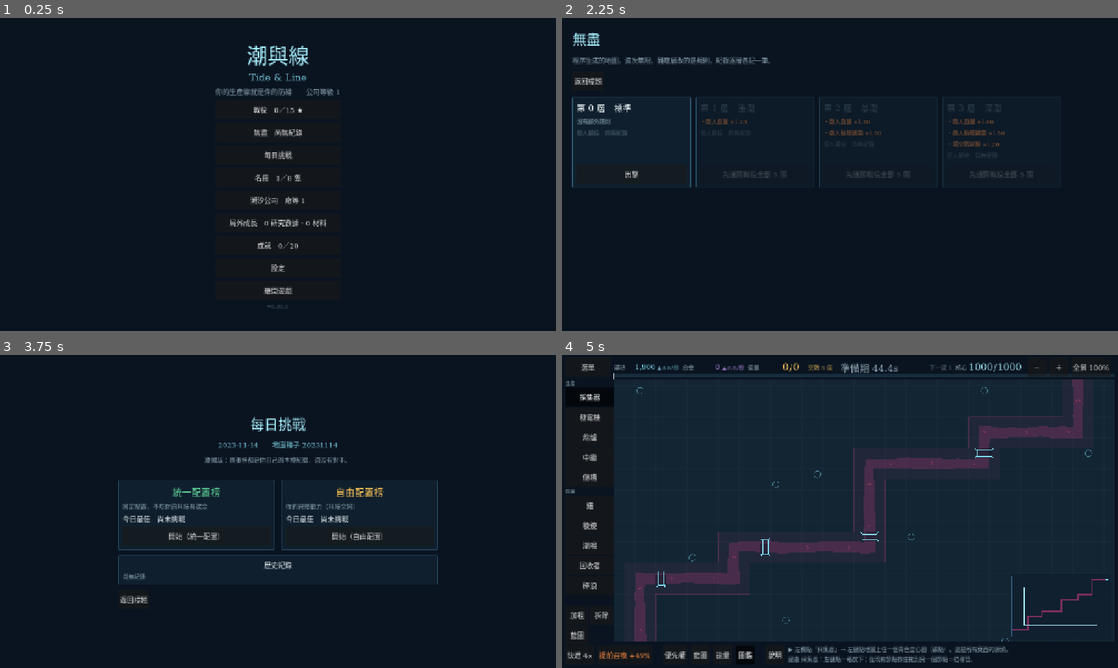
Above: before the commit, frames 1-4 (two rows, left to right).
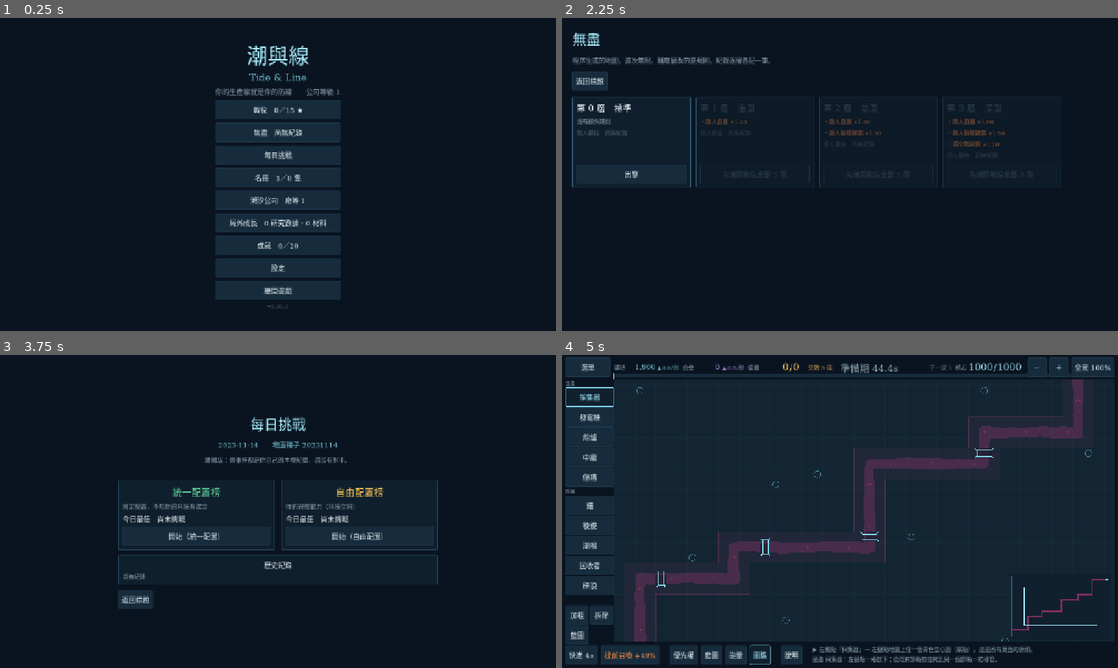
Above: after the commit, the same moments.

Repository: XiaoLin-001/TheGame
Game: Godot game, scene res://scenes/Main.tscn
Same seed, same stepped clock (60 frames per second), same inputs: the game is played once before the commit and once after it.
Inputs:
- Up to frame 1 (0.25 s): no input
- Up to frame 2 (2.25 s): click "戰役 0／15 ★" at 0.5 s; click "返回標題" at 1.25 s; click "無盡 尚無紀錄" at 2 s
- Up to frame 3 (3.75 s): click "返回標題" at 2.75 s; click "每日挑戰" at 3.5 s
- Up to frame 4 (5 s): click "開始（統一配置）" at 4.25 s

The runs differ from the first frame. In frame 1, 12% of the frame differs, in the area x 38-62%, y 26-90%; in frame 2, 1.6%; in frame 3, 3.5%; in frame 4, 10%.

Commit message:
B2.9 缺陷審視：按鈕終於讀了美術 token（VERSION 0.30.1）
沒有新玩法。三筆是把已經寫在文件上、但程式碼沒有兌現的東西補上。

RG-161 全遊戲 41 顆按鈕從來沒有讀過美術 token。
  grep "Button.new()" = 41；按鈕上的 add_theme_stylebox_override = 0。
  而 §1.1 的 bg.raised 那一列寫的就是「浮起元件（按鈕、卡片）」、
  §1.4 的 radius.ui 寫的是「UI 面板與按鈕」——訂了三個月沒有一顆鈕讀過。
  漏這麼久是因為 UI 一致性檢查問的是「有沒有新的硬編碼色值」，
  而沒有套色值的東西不會出現在那個 grep 裡。
  修在 UiKit.theme()：五態 stylebox ＋ 五個字色，設在主題上所以 41 顆一次蓋完。

RG-162 局內提示文字的 x 是寫死的 520，按鈕一變寬就被壓在「說明」鈕上面。
  §7.1 A-1 的結論一字未改地適用：被壓在字底下的鈕照樣按得到，
  所以既有的每一條斷言都是綠的。改成跟著底欄實際右緣走 ＋ 兩條幾何斷言。

RG-163 而新寫的那條斷言自己也是綠的——提示的矩形寫成 1px 高，
  和底欄的 y 範圍永遠不相交。RG-158 的同一課。兩個方向都跑過。

順手清掉兩筆掛著的美術缺陷：
  A-2 後半（轉角磨尖角）：外凸格點吐兩個點、沿兩條邊各退 0.3 格；凹角不動。
      第一版寫死 7px 在 fit 下只改 30 個像素——看不見的東西等於沒做，改成比例。
  C-2 擊殺碎片：數量不動（反模式），加單片尺寸、初速、前 30% 的亮階。

沒有動的：C-3 色彩層次校準（要真人）、P3-2 兩個放射狀形狀（要實玩）、
無盡死區 45%（待使用者決策）、RG-8 渲染、R-15／R-16（待觸發）。

驗證：19 支測試全綠（1961 項）、11 個 clicktest 在原始碼樹與 exe 上各 exit 0、
exe 截圖版本號 v0.30.1、五個畫面與兩處特效實拍讀過。

Co-Authored-By: Claude Opus 5 <noreply@anthropic.com>

Diff:
--- a/godot/scripts/core/GameState.gd
+++ b/godot/scripts/core/GameState.gd
@@ -10,7 +10,7 @@
 ## `0.<全域批次序號>.<修補>`。**批次編號就編在版本號裡**，所以這裡不再另存一個
 ## `BATCH` 字串——B0.6 與 B0.6.1 連續兩批都忘了同步它，標題畫面掛著 `B0.5` 三天。
 ## 兩個必須手動保持一致的常數，遲早會不一致；批次名稱在 `CHANGELOG.md` 與 git log。
-const VERSION := "0.30.0"
+const VERSION := "0.30.1"
 
 const GAME_NAME := "潮與線"
 const GAME_NAME_EN := "Tide & Line"
--- a/godot/scripts/screens/Battle.gd
+++ b/godot/scripts/screens/Battle.gd
@@ -1013,15 +1013,37 @@
 		menu_open and menu_blocks and settings_open and settings_back and menu_closed
 		and buildable_after and menu_by_button and menu_fits
 	)
+
+	# ★ **底欄與提示文字的矩形不得相交**（B2.9）。
+	#
+	#   §7.2 A-1 的結論一字未改地適用在這裡：「驗收條件要改成『鈕的矩形與底欄
+	#   矩形不相交』，不是『按得到』」——被壓在字底下的鈕**照樣按得到**，
+	#   所以既有的每一條斷言都是綠的，而畫面上「說明」那顆鈕和提示文字疊在一起。
+	#
+	#   這一格是 B2.9 給按鈕套美術 token 時當場撞到的：每顆鈕寬了 8px，
+	#   七顆就把底欄推過那個寫死的 520。**寫死的座標記的是當時那七顆鈕有多寬。**
+	var bar_rect := Rect2(Vector2.ZERO, Vector2.ZERO)
+	for c: Node in get_children():
+		var box := c as HBoxContainer
+		if box != null and is_equal_approx(box.position.y, BAR_Y):
+			bar_rect = Rect2(box.global_position, box.size)
+	# ⚠ **要用提示文字真正的高度**。第一版寫成 1px 高，於是它的矩形（y 666–667）
+	#   和底欄（y 668 起）永遠不相交——**斷言在它該紅的情境下是綠的**，
+	#   而我是把提示推到底欄正中間去測它才發現。RG-158 的同一課：先確認尺會動。
+	var hint_rect := Rect2(_hint.global_position, _hint.size)
+	var bar_hint_clear: bool = bar_rect.size.x > 0.0 and not bar_rect.intersects(hint_rect)
+	# 而且提示文字自己要留在視窗內（推到右邊之後才有可能掉出去）。
+	var hint_inside: bool = _hint.global_position.x + _hint.size.x <= float(size.x) + 0.5
 	var ok: bool = (
 		placed and rejected and diag_placed and wired and upgraded and dragged and panned
 		and reachable and alloy_gated and energy_ok and codex_ok and prio_ok
-		and view_ok and menu_ok and audio_ok and over_ok
+		and view_ok and menu_ok and audio_ok and over_ok and bar_hint_clear and hint_inside
 		and bp_saved and bp_has_nodes and bp_expanded and bp_short and bp_fits
 	)
-	print("[TL_CLICKTEST] place=%s reject_path=%s diag_node=%s diag_conduit=%s diag_upgrade=%s drag_wire=%s mid_pan=%s last_btn=%s alloy_gate=%s energy=%s codex=%s prio=%s view=%s menu=%s audio=%s over=%s → %s" % [
+	print("[TL_CLICKTEST] place=%s reject_path=%s diag_node=%s diag_conduit=%s diag_upgrade=%s drag_wire=%s mid_pan=%s last_btn=%s alloy_gate=%s energy=%s codex=%s prio=%s view=%s menu=%s audio=%s over=%s bar_hint=%s(底欄右緣 %.0f／提示 x %.0f) hint_in=%s → %s" % [
 		placed, rejected, diag_placed, wired, upgraded, dragged, panned, reachable, alloy_gated,
 		energy_ok, codex_ok, prio_ok, view_ok, menu_ok, audio_ok, over_ok,
+		bar_hint_clear, bar_rect.end.x, _hint.global_position.x, hint_inside,
 		"PASS" if ok else "FAIL"
 	])
 	print("[TL_CLICKTEST/audio] prep_music=%s wave_hush=%s wave_sting=%s voice=%s muted=%s tower=%s over_cleared=%s over_silent=%s why=%s why_fits=%s knell_field=%s" % [
@@ -2132,15 +2154,51 @@
 ##
 ## **抖動掛在格點上**：相鄰兩格共用的角落算出同一個偏移，所以帶子不會裂開。
 ## 內部格點（四周四格都在 `solid` 裡）不偏移，否則帶子中間會出現縫。
+##
+## ★ **外凸的轉角磨掉尖角**（B2.9，§7.2 A-2 沒做完的那一半）。
+##   §1.6 的原文是「抖動 ＋ **轉角改圓弧或磨掉尖角**」，而 B2.4.3 只做了抖動：
+##   帶子的邊緣不再筆直，但**每一個轉彎仍然是硬 90°**，而轉角正是「這是機器畫的」
+##   最強的訊號——直邊可以說成是水流的方向，直角不行。
+##
+##   做法是**倒角**：一個只有這一格碰得到的格點（四周只有自己是路）是外凸角，
+##   在那裡吐兩個點而不是一個，沿兩條邊各退 `BAND_CHAMFER`。
+##   凹角（四周三格是路）不動——凹角是兩條帶子交會的內側，磨它只會開一個洞。
+## 倒角吃掉一格的多少（比例，不是像素）。**比例才會隨縮放一起長**——
+## 寫死 7px 的第一版在 fit 倍率下只改了 30 個像素，在 300% 下更是看不見，
+## 而「看不見的東西等於沒做」是 §7.3 C-2 自己的判準。
+const BAND_CHAMFER := 0.3
+
 func _band_quad(c: Vector2i, solid: Dictionary) -> PackedVector2Array:
 	var quad := PackedVector2Array()
-	for corner: Vector2i in CORNERS:
+	for i in CORNERS.size():
+		var corner: Vector2i = CORNERS[i]
 		var g := c + corner
 		var w := _world(g)
 		if not _interior_vertex(g, solid):
 			w += Shapes.band_jitter(g.x, g.y)
-		quad.append(w)
+		if _outer_corner(g, solid):
+			# 沿「上一個角 → 這個角」與「這個角 → 下一個角」兩條邊各退一段。
+			var prev: Vector2i = CORNERS[(i + CORNERS.size() - 1) % CORNERS.size()]
+			var next: Vector2i = CORNERS[(i + 1) % CORNERS.size()]
+			var to_prev := (_world(c + prev) - _world(c + corner)).normalized()
+			var to_next := (_world(c + next) - _world(c + corner)).normalized()
+			# 不得吃掉超過半格，否則 32px 的格子上會變成八角形而不是磨過的直角。
+			var k := float(Shapes.GRID) * _zoom * BAND_CHAMFER
+			quad.append(w + to_prev * k)
+			quad.append(w + to_next * k)
+		else:
+			quad.append(w)
 	return quad
+
+
+## 這個格點是不是**外凸角**（四周四格裡只有一格是路）。
+## 凹角（三格是路）回 false——那是兩段帶子交會的內側，磨它會開一個洞。
+func _outer_corner(g: Vector2i, solid: Dictionary) -> bool:
+	var n := 0
+	for d: Vector2i in AROUND:
+		if solid.has(g + d):
+			n += 1
+	return n == 1
 
 
 ## 這個格點是不是內部格點（四周四格都在 `solid` 裡）。
@@ -2807,12 +2865,18 @@
 
 		# ── 3–5 個幾何碎片 ────────────────────────────────────────────
 		# 數量也由 id 決定（3/4/5 輪替），免得每一次爆炸的顆數都一樣。
+		# ★ **數量不動**（§2 反模式清單擋著「200 顆粒子」），動的是**單片的尺寸、
+		#   初速與明度**——§7.3 C-2：「3–5 個看不見的碎片等於沒做」。
+		#   fit 倍率下一格只有 32px，原本 4–5px 的碎片是三個像素的事。
 		var count := 3 + (absi(seed_id) % 3)
 		for i in count:
 			var dir := Motion.fragment_dir(seed_id, i, count)
-			var p := at + dir * (10.0 + 22.0 * e)
-			var r := (5.0 if chaos else 4.0) * (1.0 - 0.6 * t)
-			var c := Palette.alpha(col, 1.0 - t)
+			var p := at + dir * (10.0 + 34.0 * e)
+			var r := (8.0 if chaos else 6.5) * (1.0 - 0.6 * t)
+			# 生命前 30% 用亮階起亮再落回本色。**明度差在小尺寸下活得下來**——
+			# 這正是 `tide.bright` 當初被建立的理由（§1.7），同一條經驗直接套用。
+			var bright: Color = Palette.TIDE_BRIGHT if chaos else Palette.ORDER_BRIGHT
+			var c := Palette.alpha(bright.lerp(col, minf(1.0, t / 0.3)), 1.0 - t)
 			if chaos:
 				# 不規則三角＋自轉：混沌連碎片都不對齊。
 				var spin := float(seed_id) * 0.7 + t * 3.0
@@ -3191,12 +3255,29 @@
 	_build_codex_panel()
 	_build_help_panel()
 
-	# 兩行：上行「下一步」、下行當下動作的細節。x 從 350 起，避開底欄那三個鈕。
+	# 兩行：上行「下一步」、下行當下動作的細節。
+	#
+	# ★ x **跟著底欄實際的右緣走**，不是一個寫死的 520（B2.9）。原本是寫死的，
+	#   而 B2.9 給按鈕套上美術 token（`content_margin` 12/8）之後每一顆鈕都變寬了
+	#   ——七顆鈕加起來超過 520，提示文字當場被壓在「說明」那顆鈕上面。
+	#   寫死的座標就是這樣壞的：它記的是**當時**那七顆鈕有多寬。
+	#   （這也是手機預留條款 P1「不硬編碼像素位置」在這一行的兌現。）
 	_hint = UiKit.label("", 13, Palette.TEXT_SECONDARY, false)
 	_hint.position = Vector2(520, 666)
 	_hint.size = Vector2(755, 50)
 	add_child(_hint)
+	bar.resized.connect(_place_hint.bind(bar))
+	_place_hint.call_deferred(bar)
 	_refresh_hint()
+
+
+## 提示文字擺在底欄右邊 24px（§1.3 間距階的群間距，同底欄自己的三群）。
+## 底欄是容器，它的寬度要到版面跑完才知道——所以走 `resized` 而不是算一次。
+func _place_hint(bar: Control) -> void:
+	if _hint == null or not is_instance_valid(bar):
+		return
+	_hint.position.x = bar.position.x + bar.size.x + 24.0
+	_hint.size.x = maxf(120.0, float(size.x) - _hint.position.x - 8.0)
 
 
 ## ★ 依**節點類型**的優先權面板（`10_GDD.md` §3.1）。
--- a/godot/scripts/ui/UiKit.gd
+++ b/godot/scripts/ui/UiKit.gd
@@ -31,7 +31,60 @@
 	_theme = Theme.new()
 	_theme.default_font = f
 	_theme.default_font_size = 16
+	_style_buttons(_theme)
 	return _theme
+
+
+## ★ 按鈕的樣式（B2.9）。**全遊戲 41 顆鈕在這之前一顆都沒有套過美術 token**
+## ——它們全是 Godot 的預設灰色方塊，而 `20_ART_DIRECTION.md` §1.1 的
+## `bg.raised #162c3d` 那一列寫的就是「浮起元件（**按鈕**、卡片）」，
+## §1.4 的 `radius.ui = 2` 寫的是「UI 面板與**按鈕**（僅此一種）」。
+## 兩條 token 訂了三個月，沒有一顆鈕讀過它們。
+##
+## **設在主題上而不是逐顆設**：主題在每個畫面的根 Control 設一次、子節點自動繼承
+## （`theme()` 的原註），所以這一支是唯一一個蓋得完 41 顆的地方——逐顆套的那條路，
+## 漏掉的那幾顆會安靜地留著預設灰（`touchable()` 接點擊音的同一條理由）。
+##
+## 五態各有自己的樣子，因為**它們各自回答一個不同的問題**：
+##   normal／hover ＝「這是可以按的」、pressed ＝「我按到了」、
+##   disabled ＝「這顆現在不能按」（而它下面那行字會說為什麼）、
+##   focus ＝ 鍵盤走到哪了（P3「操作不得只靠 hover」的另一半）。
+static func _style_buttons(theme: Theme) -> void:
+	for entry: Array in [
+		# [態, 底色, 邊框色, 邊框寬]
+		["normal", Palette.BG_RAISED, Palette.BORDER_SUBTLE, 1],
+		["hover", Palette.BG_RAISED.lerp(Palette.ORDER_DIM, 0.35), Palette.BORDER_STRONG, 1],
+		["pressed", Palette.BG_PANEL, Palette.ORDER_CYAN, 1],
+		# 停用不是「暗一點的可按鈕」：**底色退回面板色、邊框近乎消失**，
+		# 讓它在一排鈕裡看起來是凹下去的，而不是一顆比較暗的凸起。
+		["disabled", Palette.alpha(Palette.BG_PANEL, 0.6), Palette.BORDER_SUBTLE, 1],
+		# 聚焦框用 `stroke.emphasis`（§1.4 的 3）——它要在 hover 之上還看得出來。
+		["focus", Palette.BG_RAISED.lerp(Palette.ORDER_DIM, 0.35), Palette.ORDER_BRIGHT, 3],
+	]:
+		var sb := StyleBoxFlat.new()
+		sb.bg_color = entry[1]
+		sb.border_color = entry[2]
+		sb.set_border_width_all(int(entry[3]))
+		sb.set_corner_radius_all(2)      # radius.ui（§1.4「僅此一種」）
+		# 間距階（§1.3）：**橫直都是 8**。
+		#
+		# ★ 第一版給了橫向 12，於是局內底欄那七顆鈕加起來寬了 56px，
+		#   把提示文字整段推出視窗右緣（`Battle._place_hint()` 的 `hint_inside`
+		#   當場變紅）。**按鈕的內距是一個全域尺寸**——在最擠的那個版面上才看得出
+		#   它的代價，而最擠的那個版面是局內。
+		sb.content_margin_left = 8.0
+		sb.content_margin_right = 8.0
+		sb.content_margin_top = 8.0
+		sb.content_margin_bottom = 8.0
+		theme.set_stylebox(String(entry[0]), "Button", sb)
+	for entry: Array in [
+		["font_color", Palette.TEXT_PRIMARY],
+		["font_hover_color", Palette.ORDER_BRIGHT],
+		["font_pressed_color", Palette.ORDER_BRIGHT],
+		["font_focus_color", Palette.TEXT_PRIMARY],
+		["font_disabled_color", Palette.TEXT_DISABLED],
+	]:
+		theme.set_color(String(entry[0]), "Button", entry[1])
 
 
 static func label(text: String, size: int, color: Color, centered: bool = true) -> Label:
Not shown, changed: CHANGELOG.md
Not shown, changed: docs/20_ART_DIRECTION.md
Not shown, changed: docs/40_PRODUCTION_PLAN.md
Not shown, changed: docs/50_QA_PLAN.md
